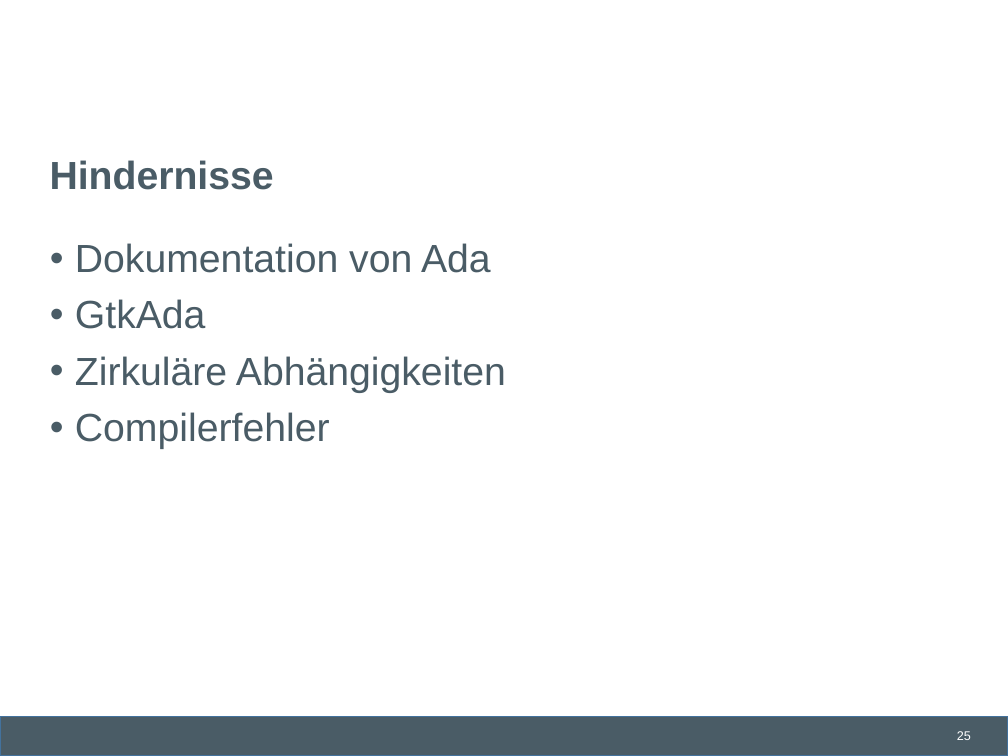
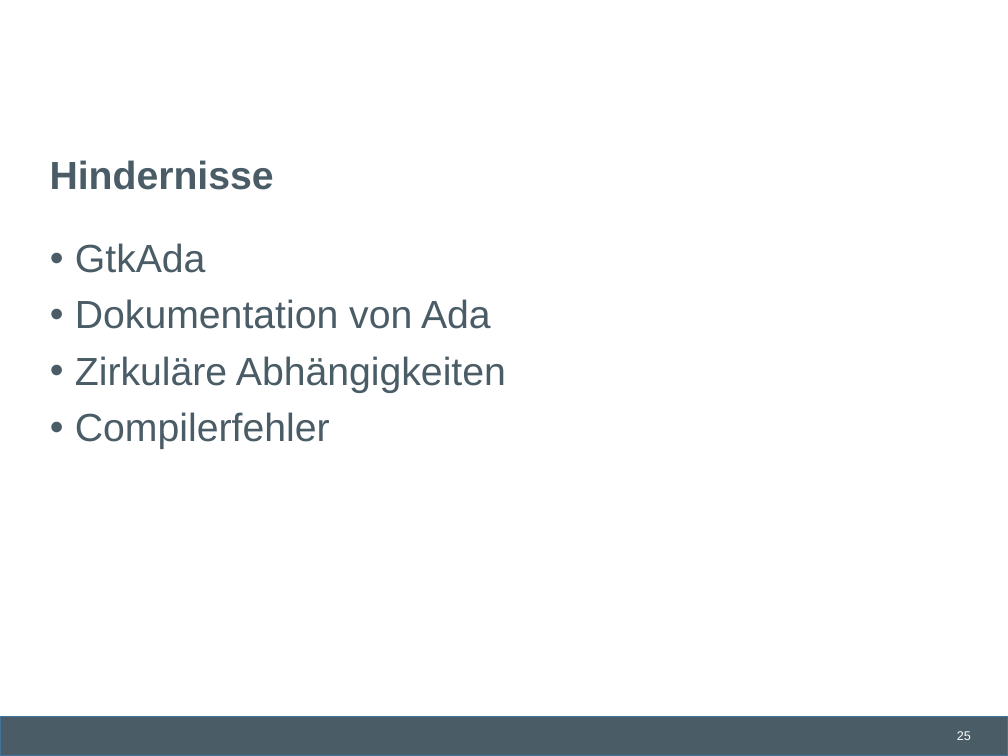
Before and after one commit to lschmischke/ADAChat, a slide deck: slide 25 of documentation/Ada Chat.pptx. Drawn at 1008x756 pixels with LibreOffice and Linux fonts; fonts in the diff are those of the drawing; background and template pictures are left out. Boxes give left, top, right and bottom in pixels: in the first picture for what was removed or moved away, otherwise in the second. Text is boxed around its words. In the diff, an @@ line names an element or a change of style, - is before the commit and + after.

```diff
--- a/documentation/Ada Chat.pptx
+++ b/documentation/Ada Chat.pptx
@@ text at [75,243,206,273]: paragraph added @@
+• GtkAda
@@ text at [75,299,206,329]: paragraph removed @@
-• GtkAda
```
Also in this commit, not shown: 3 other slides changed.
